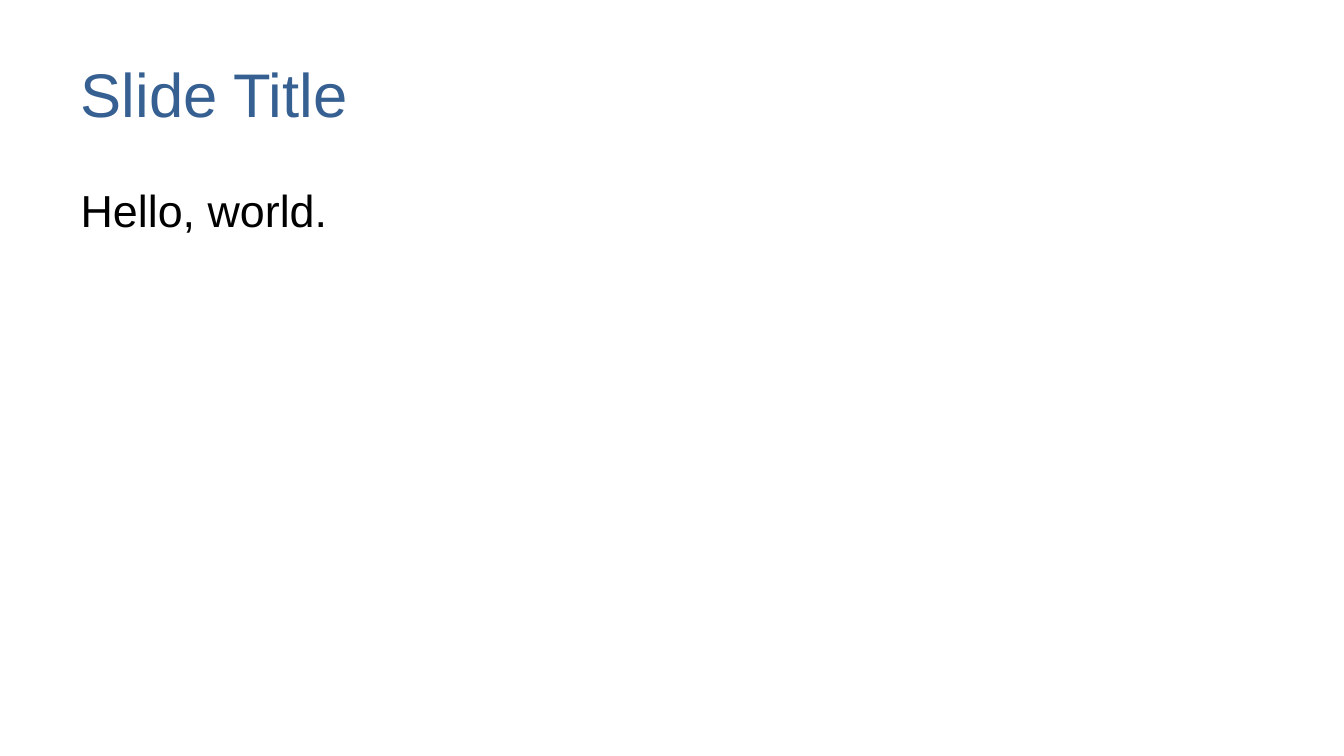
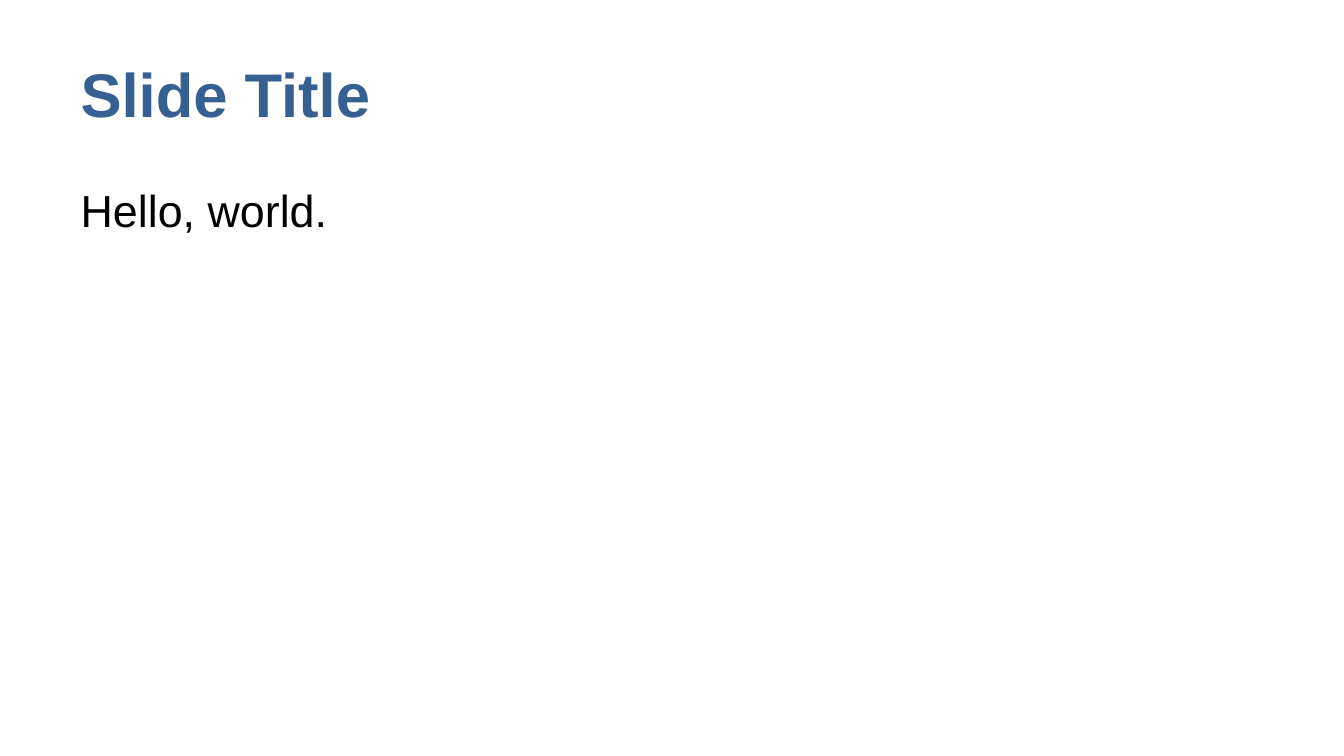
Before and after one commit to mnowlin/evssPuba551, a slide deck: slide 2 of lectures/template.pptx. Drawn at 1344x756 pixels with LibreOffice and Linux fonts; fonts in the diff are those of the drawing. Boxes give left, top, right and bottom in pixels: in the first picture for what was removed or moved away, otherwise in the second. Text is boxed around its words. In the diff, an @@ line names an element or a change of style, - is before the commit and + after.

```diff
--- a/lectures/template.pptx
+++ b/lectures/template.pptx
@@ title "Slide Title" at (81,72,370,118): bold on @@
```
Also in this commit, not shown: 1 other slide changed.
